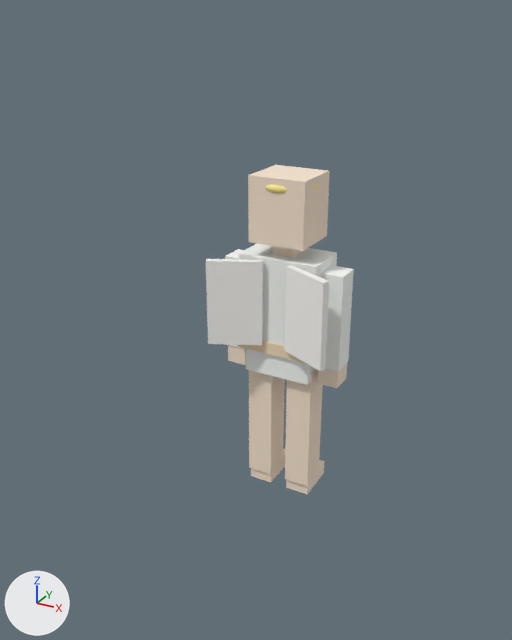
The glTF model characters/nike.glb: old version first, new version second.
Before and after are seen from a 50 mm lens placed at (1.83, -3.72, 3.06), pointed at (-0.15, -0.14, 1.26). Lighting does not change. The marker at lower left points along +X, +Y and +Z. The picture after the commit comes second. Where no turn or scale is listed for an object, it has been applied to the vertices. Vertices at exactly the same position are counted once.

The first picture shows 'arm_L_hand', 'arm_L_upper', 'arm_R_hand', 'arm_R_upper', 'head', 'hips', 'leg_L_shin', 'leg_R_foot', 'leg_R_shin', 'outfit_belt_0', 'prop_wings_0', 'prop_wings_1', 'torso' and 3 more.
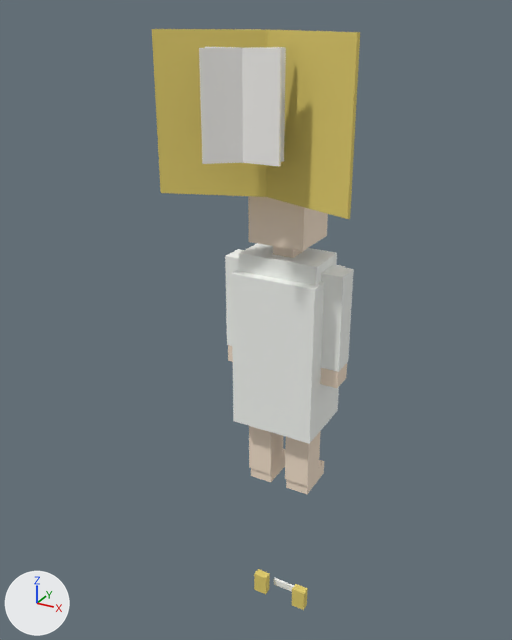
What changed in the scene script:
```text
Change me_cube_009:
    where me_cube_009.from_pydata(...)  # 8 vertices, 12 faces; spans x -1.0..1.0, y -1.0..1.0, z -1.0..1.0
    remove me_cube_009.materials.append(mat_nike_primary)  # white #f9fbf7
    add me_cube_009.materials.append(mat_nike_hair)  # beige #a08978
Change me_cube_012:
    where me_cube_012.from_pydata(...)  # 8 vertices, 12 faces; spans x -1.0..1.0, y -1.0..1.0, z -1.0..1.0
    remove me_cube_012.materials.append(mat_nike_skin)  # beige #f8e5cf
    add me_cube_012.materials.append(mat_nike_primary)  # white #f9fbf7
Change me_cube_011:
    where me_cube_011.from_pydata(...)  # 8 vertices, 12 faces; spans x -1.0..1.0, y -1.0..1.0, z -1.0..1.0
    remove me_cube_011.materials.append(mat_nike_primary)  # white #f9fbf7
    add me_cube_011.materials.append(mat_nike_skin)  # beige #f8e5cf
Change me_cube_018:
    used by ob_prop_wings_0; parent = ob_prop_wings; location = (-0.24, 0.0, 0.05); rotation_euler = (0.0, 0.0, 0.45), in degrees (0, 0, 26); scale = (0.17, 0.02, 0.275)
    remove me_cube_018.from_pydata(...)  # 8 vertices, 12 faces; spans x -1.0..1.0, y -1.0..1.0, z -1.0..1.0
    add me_cube_018.from_pydata(...)  # 8 vertices, 12 faces; spans x -0.28..0.28, y -0.23..0.23, z -0.52..0.52
    me_cube_018 part 1: the whole mesh is scaled about its middle by (0.28, 0.23, 0.525)
Change me_cube_019:
    where me_cube_019.from_pydata(...)  # 8 vertices, 12 faces; spans x -1.0..1.0, y -1.0..1.0, z -1.0..1.0
    remove me_cube_019.materials.append(mat_nike_white)  # white #fbf9f6
    add me_cube_019.materials.append(mat_nike_accent)  # beige #f5ddbb
Add me_cube_028:
    me_cube_028.from_pydata(...)  # a box spanning x -1.0..1.0, y -1.0..1.0, z -1.0..1.0
    me_cube_028.materials.append(mat_nike_white)  # white #fbf9f6
Add me_cube_027:
    me_cube_027.from_pydata(...)  # a box spanning x -1.0..1.0, y -1.0..1.0, z -1.0..1.0
    me_cube_027.materials.append(mat_nike_white)  # white #fbf9f6
Add me_cube_026:
    me_cube_026.from_pydata(...)  # a box spanning x -1.0..1.0, y -1.0..1.0, z -1.0..1.0
    me_cube_026.materials.append(mat_nike_secondary)  # yellow #e6d16d
Add me_cube_025:
    me_cube_025.from_pydata(...)  # a box spanning x -1.0..1.0, y -1.0..1.0, z -1.0..1.0
    me_cube_025.materials.append(mat_nike_secondary)  # yellow #e6d16d
Change ob_arm_l_hand:
    ob_arm_l_hand: bpy.data.objects.new('arm_L_hand', me_cube_010) -> bpy.data.objects.new('arm_L_hand', me_cube_011)
Change ob_arm_r_upper:
    ob_arm_r_upper: bpy.data.objects.new('arm_R_upper', me_cube_011) -> bpy.data.objects.new('arm_R_upper', me_cube_012)
Change ob_leg_r_shin:
    ob_leg_r_shin: bpy.data.objects.new('leg_R_shin', me_cube_015) -> bpy.data.objects.new('leg_R_shin', me_cube_016)
Change ob_outfit_belt_0:
    ob_outfit_belt_0: bpy.data.objects.new('outfit_belt_0', me_cube_017) -> bpy.data.objects.new('outfit_belt_0', me_cube_019)
Change ob_prop_wings_0:
    ob_prop_wings_0: bpy.data.objects.new('prop_wings_0', me_cube_018) -> bpy.data.objects.new('prop_wings_0', me_cube_025)
    ob_prop_wings_0.location: (-0.24, 0.0, 0.05) -> (-0.28, -0.14, 1.18)
    ob_prop_wings_0.rotation_euler: (0.0, 0.0, 0.45) -> (0.0, 0.0, 0.35)  # degrees (0, 0, 26) -> degrees (0, 0, 20)
    ob_prop_wings_0.scale: (0.17, 0.02, 0.275) -> (0.31, 0.01, 0.43)
Change ob_prop_wings_1:
    ob_prop_wings_1: bpy.data.objects.new('prop_wings_1', me_cube_019) -> bpy.data.objects.new('prop_wings_1', me_cube_026)
    ob_prop_wings_1.location: (0.24, 0.0, 0.05) -> (0.28, -0.14, 1.18)
    ob_prop_wings_1.rotation_euler: (0.0, 0.0, -0.45) -> (0.0, 0.0, -0.35)  # degrees (0, 0, -26) -> degrees (0, 0, -20)
    ob_prop_wings_1.scale: (0.17, 0.02, 0.275) -> (0.31, 0.01, 0.43)
Change ob_prop_wings_2:
    ob_prop_wings_2: bpy.data.objects.new('prop_wings_2', me_cube_020) -> bpy.data.objects.new('prop_wings_2', me_cube_027)
    ob_prop_wings_2.rotation_euler: (0.0, 0.0, 0.45) -> (0.0, 0.0, 0.0)  # degrees (0, 0, 26) -> degrees (0, 0, 0)
    ob_prop_wings_2.location: (-0.24, 0.0, 0.0) -> (0.0, -0.3, 1.26)
    ob_prop_wings_2.scale: (0.1, 0.015, 0.175) -> (0.21, 0.01, 0.275)
Change ob_prop_wings_3:
    ob_prop_wings_3: bpy.data.objects.new('prop_wings_3', me_cube_021) -> bpy.data.objects.new('prop_wings_3', me_cube_028)
    ob_prop_wings_3.location: (0.24, 0.0, 0.0) -> (0.0, -0.3, 1.26)
    ob_prop_wings_3.rotation_euler: (0.0, 0.0, -0.45) -> (0.0, 0.0, 0.65)  # degrees (0, 0, -26) -> degrees (0, 0, 37)
    ob_prop_wings_3.scale: (0.1, 0.015, 0.175) -> (0.21, 0.01, 0.275)
Add ob_outfit_tunic_0:
    ob_outfit_tunic_0 = bpy.data.objects.new('outfit_tunic_0', me_cube_018)
    ob_outfit_tunic_0.location = (0.0, 0.02, 1.05)
Add ob_outfit_sandals_2:
    ob_outfit_sandals_2 = bpy.data.objects.new('outfit_sandals_2', me_cube_024)  # a box spanning x -0.09..0.09, y -0.01..0.01, z -0.025..0.025; in mat_nike_primary (white #f9fbf7)
    ob_outfit_sandals_2.location = (0.0, 0.05, -1.0)
Add ob_outfit_sandals_1:
    ob_outfit_sandals_1 = bpy.data.objects.new('outfit_sandals_1', me_cube_023)  # a box spanning x -0.05..0.05, y -0.03..0.03, z -0.08..0.08; in mat_nike_secondary (yellow #e6d16d)
    ob_outfit_sandals_1.location = (0.16, -0.02, -0.98)
Add ob_outfit_sandals_0:
    ob_outfit_sandals_0 = bpy.data.objects.new('outfit_sandals_0', me_cube_023.copy())
    ob_outfit_sandals_0.location = (-0.16, -0.02, -0.98)
```

What differs and where, as boxes [x1, y1, x2, y2] in the pictures (512 x 640 px; the box of a moved part takes in the faces that stretch with it):
'prop_wings_1', recoloured, reshaped, moved, turned, rescaled
    before: [284, 265, 329, 371]
    after: [266, 30, 360, 219]
'prop_wings_0', reshaped, moved, turned, rescaled
    before: [206, 259, 263, 345]
    after: [152, 29, 267, 197]
'outfit_tunic_0', added
    after: [231, 265, 345, 444]
'prop_wings_3', reshaped, moved, turned, rescaled (not visible before)
    after: [199, 47, 286, 164]
'prop_wings_2', reshaped, moved, rescaled, turned (not visible before)
    after: [205, 47, 282, 167]
'arm_R_upper', recoloured
    both: [321, 266, 354, 372]
'outfit_belt_0', recoloured
    both: [238, 340, 305, 363]
'outfit_sandals_1', added
    after: [292, 584, 308, 610]
'outfit_sandals_0', added
    after: [254, 569, 270, 594]
'outfit_sandals_2', added
    after: [274, 578, 294, 592]
part 1 of me_cube_018, moved or reshaped
    before: [206, 259, 263, 345]
    after: [231, 265, 345, 444]
'hips', unchanged, covered by the edit
    before: [246, 349, 315, 385]
